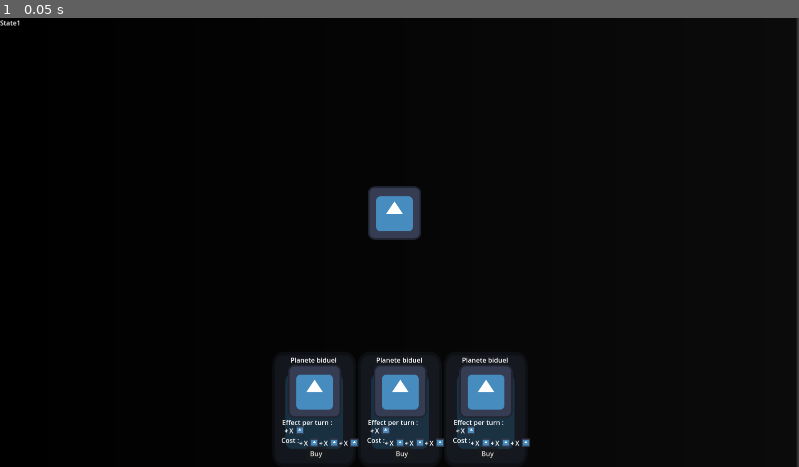
Above: before the commit, frame 1.
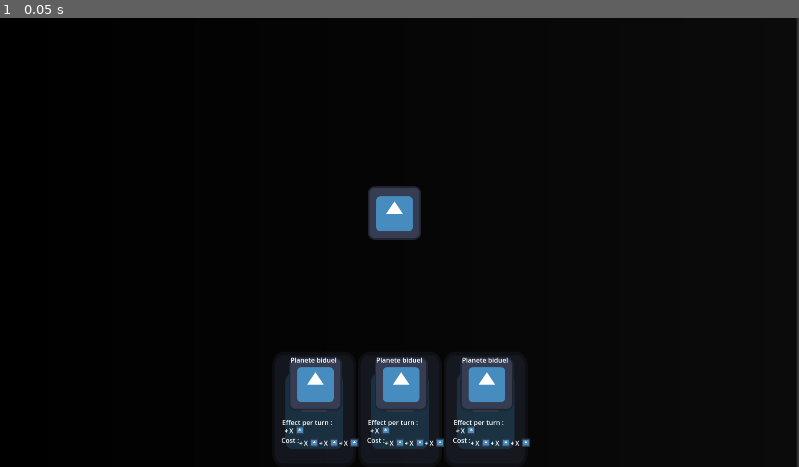
Above: after the commit, the same moment.

Repository: CorailleHorn/Godot-Wild-Jam-85
Game: Godot game, scene res://Scenes/main.tscn
Same seed, same stepped clock (60 frames per second), same inputs: the game is played once before the commit and once after it. The engine's default icon, where the game draws it, is replaced by a stand-in: a white triangle on a blue panel in a dark square.
Inputs:
- Up to frame 1 (0.05 s): no input

The runs differ from the first frame. In frame 1, 1.2% of the frame differs, in the area x 0-65%, y 0-98%.

Commit message:
Draggable goods (in progress)

Diff:
--- a/Scenes/UI/effect_or_cost.gd
+++ b/Scenes/UI/effect_or_cost.gd
@@ -3,12 +3,6 @@
 @export var value: int = 0
 @export var type: String = "caillou"
 
-
-func _init(_isCost: bool, _value: int, _type: String ) -> void:
-	isCost = _isCost
-	value = _value
-	type = _type
-
 # Called when the node enters the scene tree for the first time.
 func _ready() -> void:
 	pass # Replace with function body.
--- /dev/null
+++ b/Scenes/UI/market_item.gd
@@ -0,0 +1,29 @@
+extends Control
+
+var dragging: bool = false
+var offset: Vector2 = Vector2(0,0)
+var dragged_object: TextureRect = null
+# Called when the node enters the scene tree for the first time.
+func _ready() -> void:
+	pass # Replace with function body.
+
+
+# Called every frame. 'delta' is the elapsed time since the previous frame.
+func _process(delta: float) -> void:
+	if dragging:
+		dragged_object.position = get_global_mouse_position() - offset
+
+
+func _on_button_button_down() -> void:
+	# drag
+	dragging = true
+	dragged_object = TextureRect.new()
+	dragged_object.texture = $Center/LaPlanete.texture
+	dragged_object.global_position = get_global_mouse_position()
+	add_child(dragged_object)
+	offset = get_global_mouse_position() - global_position
+
+func _on_button_button_up() -> void:
+	# si on achète
+	# si on achète pas
+	dragging = false
--- a/Scenes/UI/market_item.tscn
+++ b/Scenes/UI/market_item.tscn
@@ -1,11 +1,13 @@
-[gd_scene load_steps=3 format=3 uid="uid://jphrdc4g8of5"]
+[gd_scene load_steps=4 format=3 uid="uid://jphrdc4g8of5"]
 
 [ext_resource type="Texture2D" uid="uid://e0hvarrj26gx" path="res://Assets/icon.svg" id="1_ooxxa"]
+[ext_resource type="Script" uid="uid://cdjxbkq67u6uy" path="res://Scenes/UI/market_item.gd" id="1_thwpj"]
 [ext_resource type="PackedScene" uid="uid://bpjsofvwxgkyg" path="res://Scenes/UI/effect_or_cost.tscn" id="2_key1k"]
 
 [node name="MarketItem" type="Control"]
 custom_minimum_size = Vector2(202, 277)
 layout_mode = 3
+anchors_preset = 15
 anchor_right = 1.0
 anchor_bottom = 1.0
 offset_top = -77.5
@@ -13,6 +15,7 @@
 offset_bottom = -880.5
 grow_horizontal = 2
 grow_vertical = 2
+script = ExtResource("1_thwpj")
 metadata/_edit_use_anchors_ = true
 
 [node name="background" type="TextureRect" parent="."]
@@ -24,22 +27,23 @@
 texture = ExtResource("1_ooxxa")
 metadata/_edit_lock_ = true
 
-[node name="LaPlanete" type="TextureRect" parent="."]
+[node name="Center" type="CenterContainer" parent="."]
 layout_mode = 0
-offset_left = 39.0
-offset_top = 31.0
-offset_right = 167.0
-offset_bottom = 159.0
+offset_left = 41.0
+offset_top = 12.5
+offset_right = 169.0
+offset_bottom = 140.5
+
+[node name="LaPlanete" type="TextureRect" parent="Center"]
+custom_minimum_size = Vector2(128, 128)
+layout_mode = 2
 texture = ExtResource("1_ooxxa")
+expand_mode = 2
 
-[node name="BtnBuy" type="Button" parent="."]
-layout_mode = 0
-offset_left = 83.0
-offset_top = 229.0
-offset_right = 132.0
-offset_bottom = 260.0
-text = "Buy"
-metadata/_edit_lock_ = true
+[node name="Button" type="Button" parent="Center"]
+modulate = Color(1, 1, 1, 0)
+custom_minimum_size = Vector2(128, 128)
+layout_mode = 2
 
 [node name="NamePlanete" type="Label" parent="."]
 layout_mode = 0
@@ -116,3 +120,6 @@
 offset_top = 7.0
 offset_right = 91.0
 offset_bottom = 7.0
+
+[connection signal="button_down" from="Center/Button" to="." method="_on_button_button_down"]
+[connection signal="button_up" from="Center/Button" to="." method="_on_button_button_up"]
--- /dev/null
+++ b/Scenes/main.gd
@@ -0,0 +1,15 @@
+extends Node2D
+
+@export var caillou: int = 2
+@export var gaz: int = 2
+@export var flotte: int = 1
+
+
+# Called when the node enters the scene tree for the first time.
+func _ready() -> void:
+	pass # Replace with function body.
+
+
+# Called every frame. 'delta' is the elapsed time since the previous frame.
+func _process(delta: float) -> void:
+	pass
--- a/Scenes/main.tscn
+++ b/Scenes/main.tscn
@@ -1,9 +1,7 @@
-[gd_scene load_steps=8 format=3 uid="uid://dssnvfa27bsal"]
+[gd_scene load_steps=6 format=3 uid="uid://dssnvfa27bsal"]
 
-[ext_resource type="Script" uid="uid://de28g8j4cmm7a" path="res://Src/StateMachine/StateMachine.gd" id="1_bo1nx"]
+[ext_resource type="Script" uid="uid://bx6nhogtqe1l0" path="res://Scenes/main.gd" id="1_8gbba"]
 [ext_resource type="Texture2D" uid="uid://e0hvarrj26gx" path="res://Assets/icon.svg" id="1_jjvhh"]
-[ext_resource type="Script" uid="uid://dd3e81pkv7rr0" path="res://Src/StateMachine/State.gd" id="2_8gbba"]
-[ext_resource type="Script" uid="uid://brke4uy8khlkt" path="res://Src/StateMachine/StateLabel.gd" id="3_8gbba"]
 [ext_resource type="PackedScene" uid="uid://coxtaamc2uajc" path="res://Scenes/UI/UI.tscn" id="5_kry3j"]
 
 [sub_resource type="Gradient" id="Gradient_kry3j"]
@@ -14,6 +12,7 @@
 gradient = SubResource("Gradient_kry3j")
 
 [node name="Main" type="Node2D"]
+script = ExtResource("1_8gbba")
 
 [node name="SpaceBackground" type="Sprite2D" parent="."]
 position = Vector2(942, 520.5)
@@ -26,29 +25,4 @@
 texture = ExtResource("1_jjvhh")
 metadata/_edit_lock_ = true
 
-[node name="StateMachine" type="Node2D" parent="."]
-script = ExtResource("1_bo1nx")
-
-[node name="State1" type="Node" parent="StateMachine"]
-script = ExtResource("2_8gbba")
-metadata/_custom_type_script = "uid://dd3e81pkv7rr0"
-
-[node name="State2" type="Node" parent="StateMachine"]
-script = ExtResource("2_8gbba")
-metadata/_custom_type_script = "uid://dd3e81pkv7rr0"
-
-[node name="State3" type="Node" parent="StateMachine"]
-script = ExtResource("2_8gbba")
-metadata/_custom_type_script = "uid://dd3e81pkv7rr0"
-
-[node name="State4" type="Node" parent="StateMachine"]
-script = ExtResource("2_8gbba")
-metadata/_custom_type_script = "uid://dd3e81pkv7rr0"
-
-[node name="StateLabel" type="Label" parent="StateMachine"]
-offset_right = 40.0
-offset_bottom = 23.0
-script = ExtResource("3_8gbba")
-metadata/_custom_type_script = "uid://brke4uy8khlkt"
-
 [node name="CanvasLayer" parent="." instance=ExtResource("5_kry3j")]
Not shown, added: Scenes/UI/market_item.gd.uid
Not shown, added: Scenes/main.gd.uid
